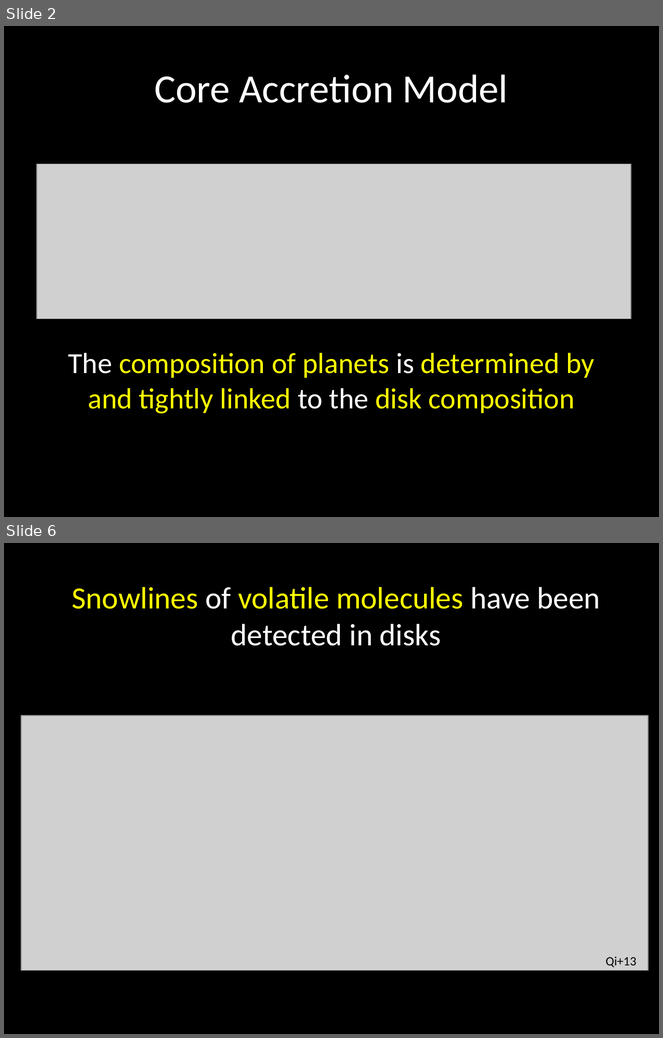
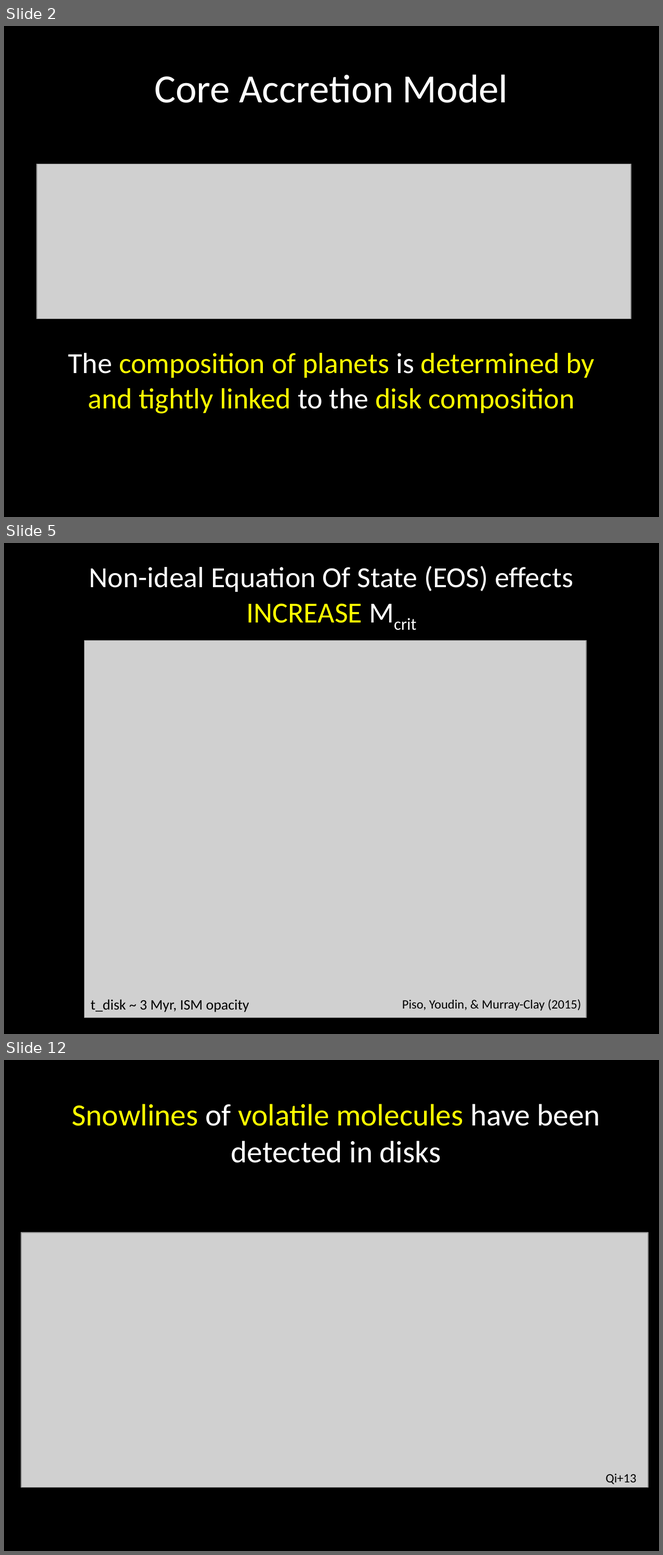
Before and after one commit to apiso/Thesis, a slide deck: slides/AAS_talk.pptx. Shown one above the other, each under a label of ours: slides 2 and 6 before the commit, slides 2, 5 and 12 after it; the slides between them are not shown. The pictures are 663x1038 and 663x1555 pixels, drawn with LibreOffice and Linux fonts; fonts in the diff are those of the drawing; grey boxes stand for pictures. Boxes give left, top, right and bottom in pixels: in the first picture for what was removed or moved away, otherwise in the second. Text is boxed around its words. In the diff, an @@ line names an element or a change of style, - is before the commit and + after.

```diff
--- a/slides/AAS_talk.pptx
+++ b/slides/AAS_talk.pptx
@@ slide 5 added at <box>4,543,659,1034</box>, background #000000 @@
@@ title added at <box>89,566,573,623</box>, 32 pt, text #FFFFFF @@
+Non-ideal Equation Of State (EOS) effects INCREASE Mcrit
@@ picture added at <box>85,641,586,1018</box> @@
@@ text added at <box>91,1000,249,1013</box>, 16 pt, text #000000 @@
+t_disk ~ 3 Myr, ISM opacity
@@ text added at <box>402,1000,582,1011</box>, 14 pt, text #000000 @@
+Piso, Youdin, & Murray-Clay (2015)
@@ what was slide 6 is now slide 12 @@
```
Also in this commit, not shown: 7 slides changed, 10 other slides added, 1 slide removed, 5 other files.
